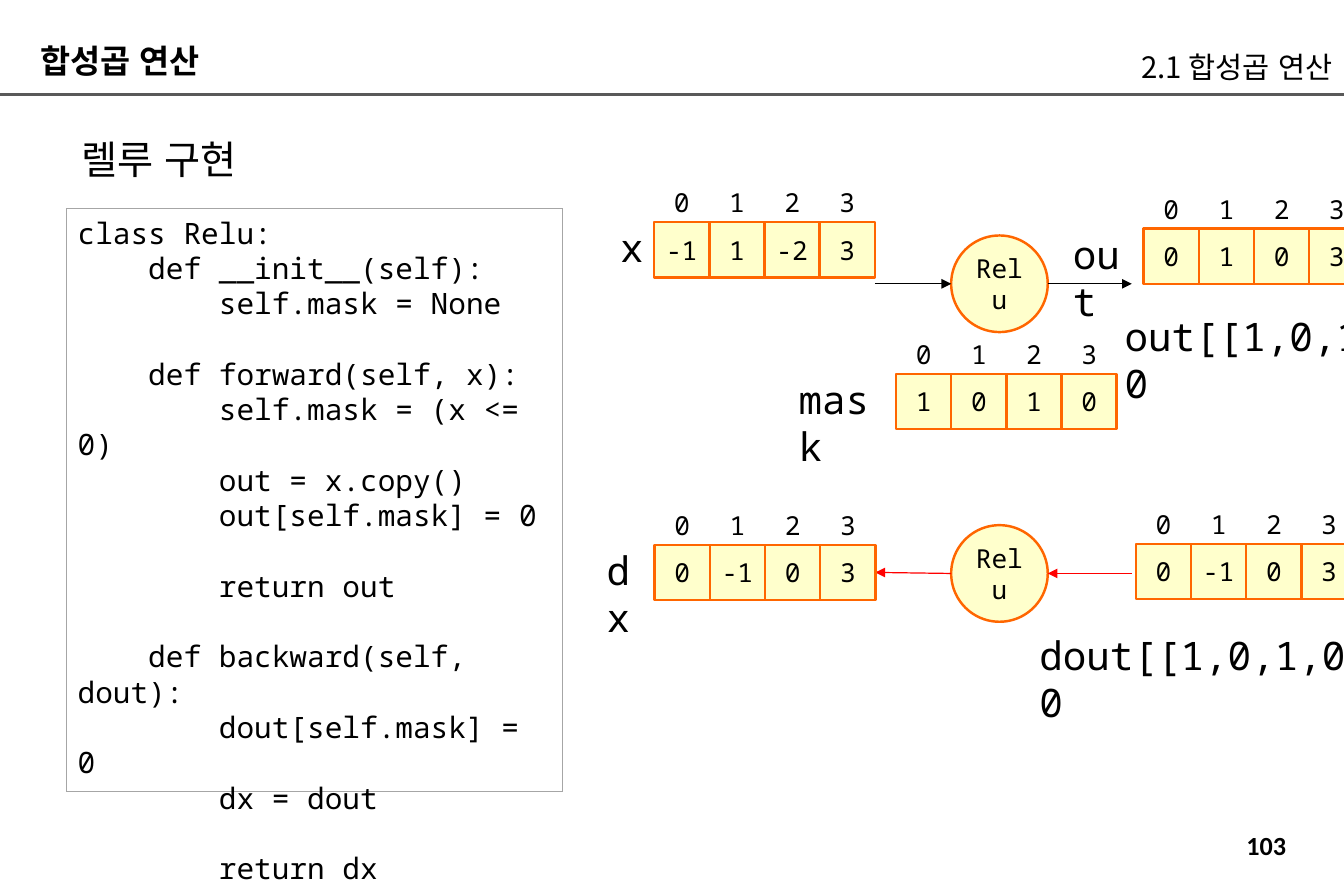
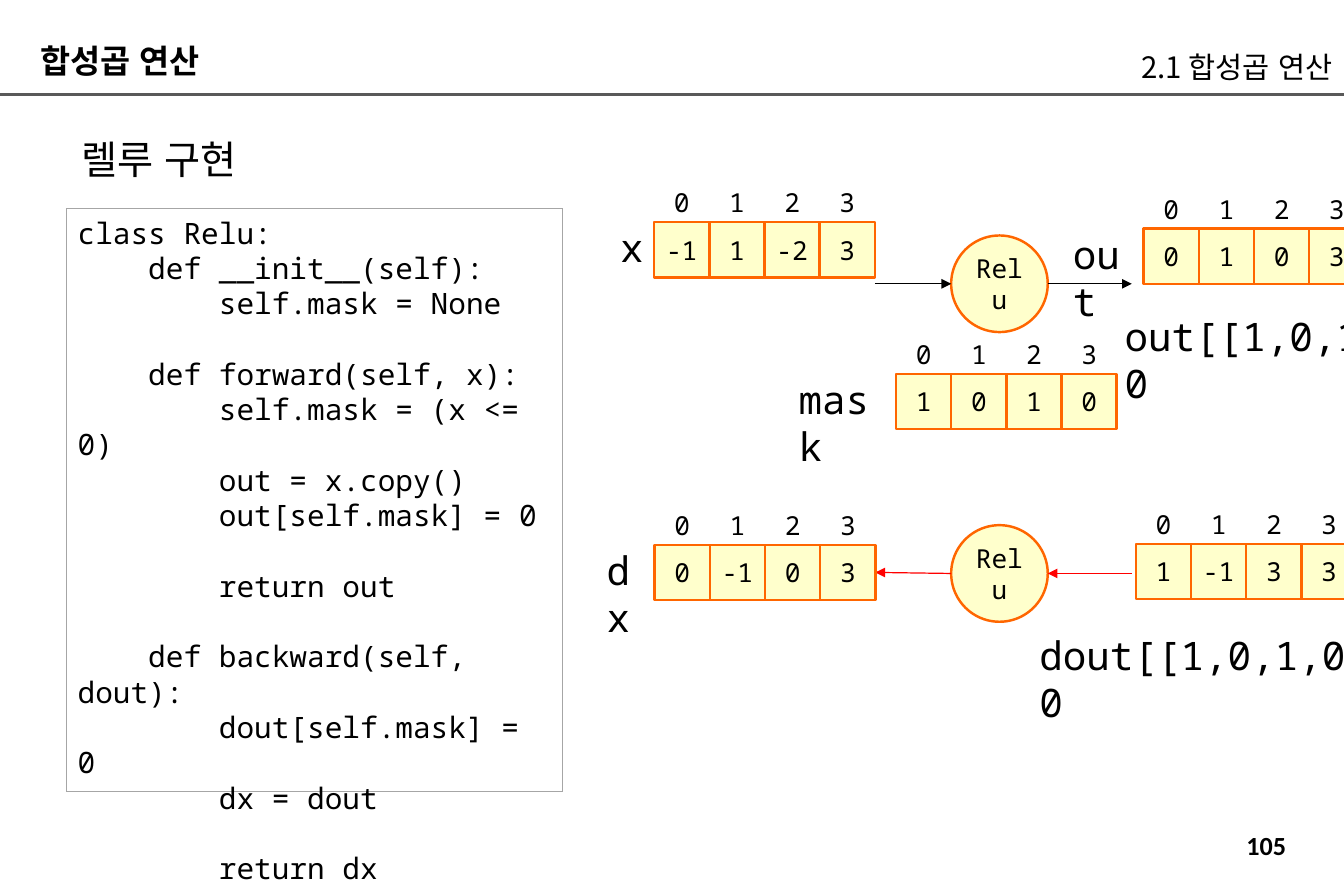
Before and after one commit to imguru-mooc/AI_CNN, a slide deck: slide 105 of CNN_교재_판서.pptx (slide 103 before the commit). Drawn at 1344x883 pixels with LibreOffice and Linux fonts; fonts in the diff are those of the drawing. Boxes give left, top, right and bottom in pixels: in the first picture for what was removed or moved away, otherwise in the second. Text is boxed around its words. In the diff, an @@ line names an element or a change of style, - is before the commit and + after.

```diff
--- a/CNN_교재_판서.pptx
+++ b/CNN_교재_판서.pptx
@@ text in rectangle at [1156,562,1172,581]: text changed @@
-0
+1
@@ text in rectangle at [1266,562,1282,582]: text changed @@
-0
+3
@@ page number at [1246,838,1286,855]: text changed @@
-103
+105
```
Also in this commit, not shown: 21 other slides changed, 96 slides added.
